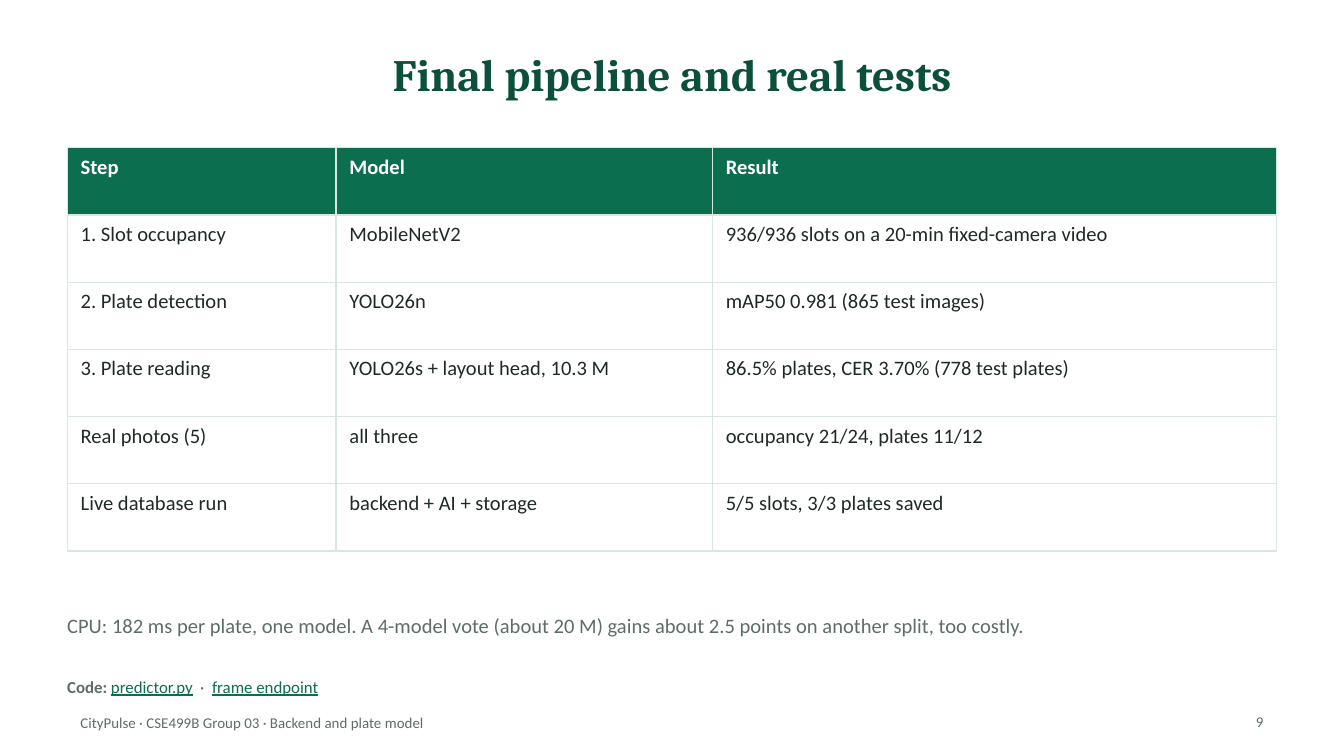
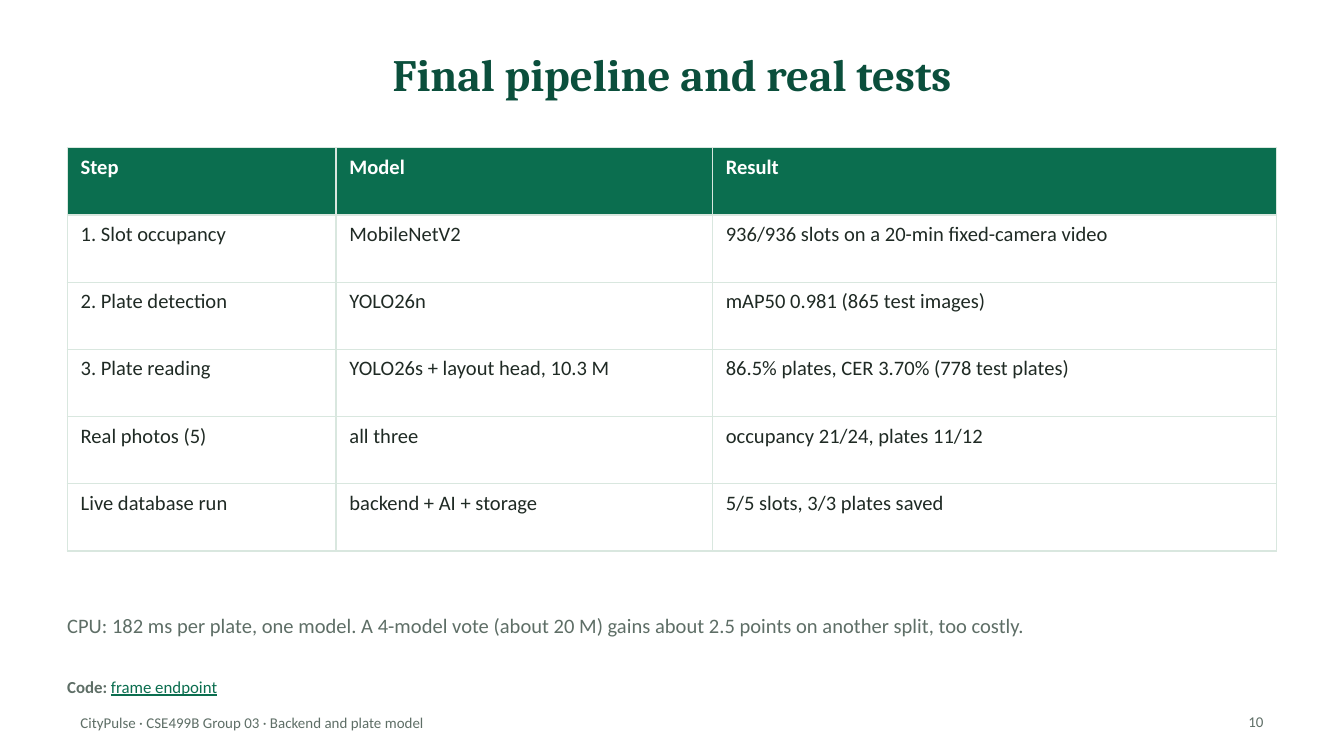
Before and after one commit to rahad-dll/499, a slide deck: slide 10 of applications/web/backend/docs/backend-ai-progress-slides.pptx (slide 9 before the commit). Drawn at 1344x756 pixels with LibreOffice and Linux fonts; fonts in the diff are those of the drawing. Boxes give left, top, right and bottom in pixels: in the first picture for what was removed or moved away, otherwise in the second. Text is boxed around its words. In the diff, an @@ line names an element or a change of style, - is before the commit and + after.

```diff
--- a/applications/web/backend/docs/backend-ai-progress-slides.pptx
+++ b/applications/web/backend/docs/backend-ai-progress-slides.pptx
@@ text at <box>67,681,217,696</box>: text changed @@
-Code: predictor.py · frame endpoint
+Code: frame endpoint
@@ page number at <box>1248,717,1263,727</box>: text changed @@
-9
+10
```
Also in this commit, not shown: 4 other slides changed, 1 slide added, 10 other files.
